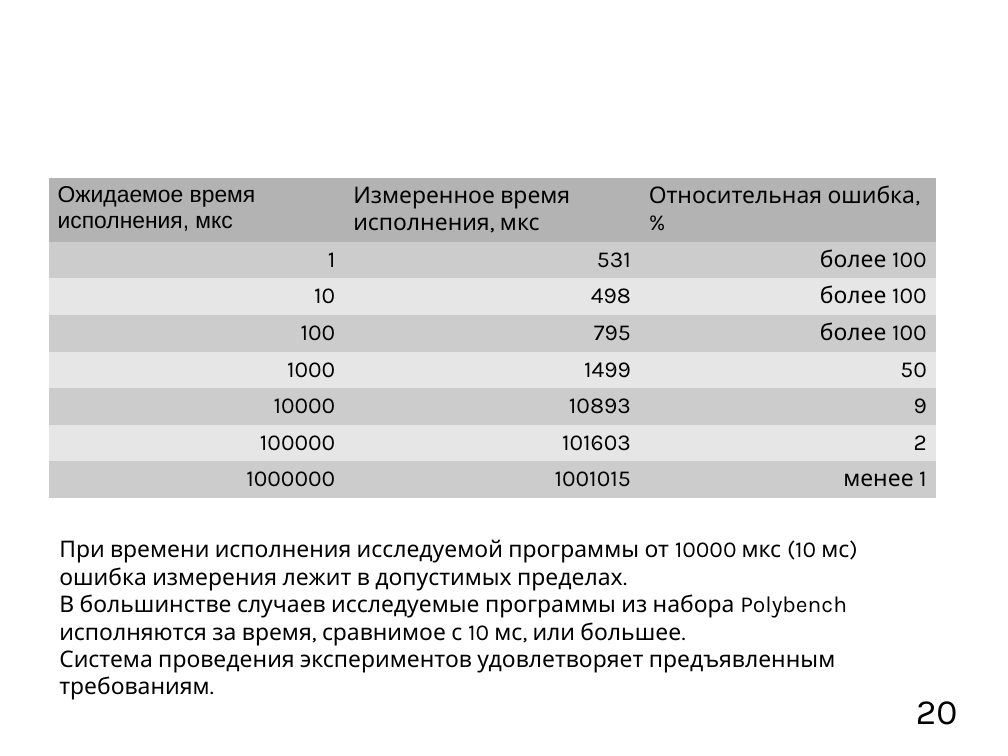
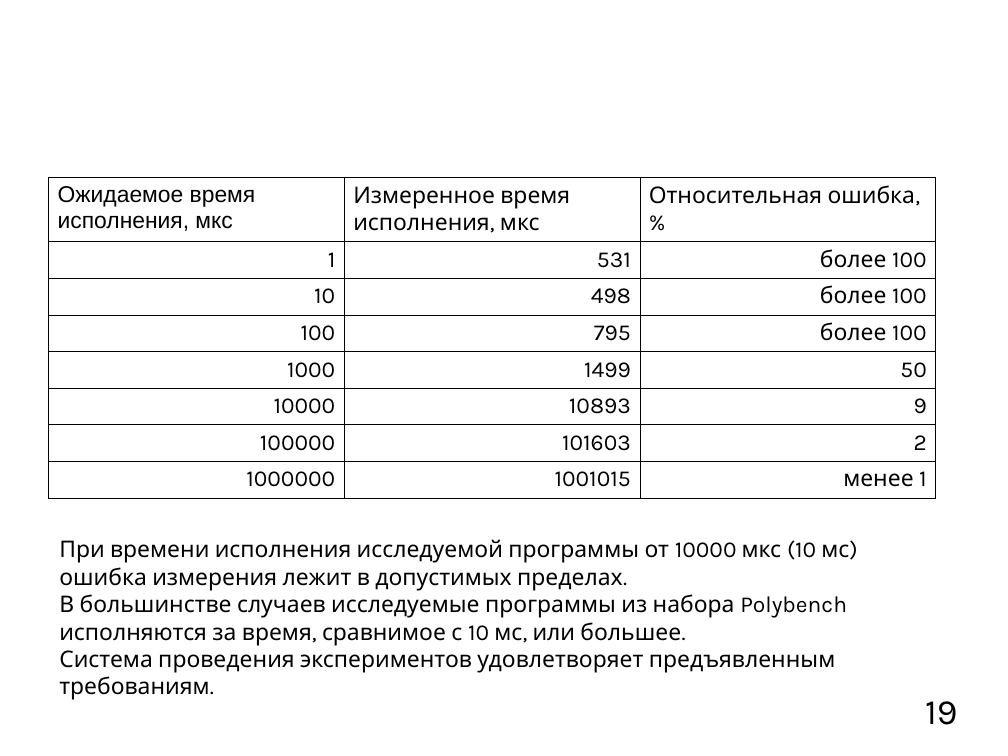
Before and after one commit to mkpankov/adaptor, a slide deck: slide 19 of diploma/defense/brochure.odp (slide 20 before the commit). Drawn at 1008x756 pixels with LibreOffice and Linux fonts; fonts in the diff are those of the drawing; background and template pictures are left out. Boxes give left, top, right and bottom in pixels: in the first picture for what was removed or moved away, otherwise in the second. Text is boxed around its words. In the diff, an @@ line names an element or a change of style, - is before the commit and + after.

```diff
--- a/diploma/defense/brochure.odp
+++ b/diploma/defense/brochure.odp
@@ table at bbox=[48, 177, 936, 491] @@
@@ fill #B3B3B3 to none in row 1 @@
@@ fill #CCCCCC to none in 12 cells @@
@@ fill #E6E6E6 to none in 9 cells @@
@@ borders changed @@
@@ page number at bbox=[925, 701, 957, 725]: text changed @@
-20
+19
```
Also in this commit, not shown: 2 other slides changed, 2 slides added, 3 slides removed.
